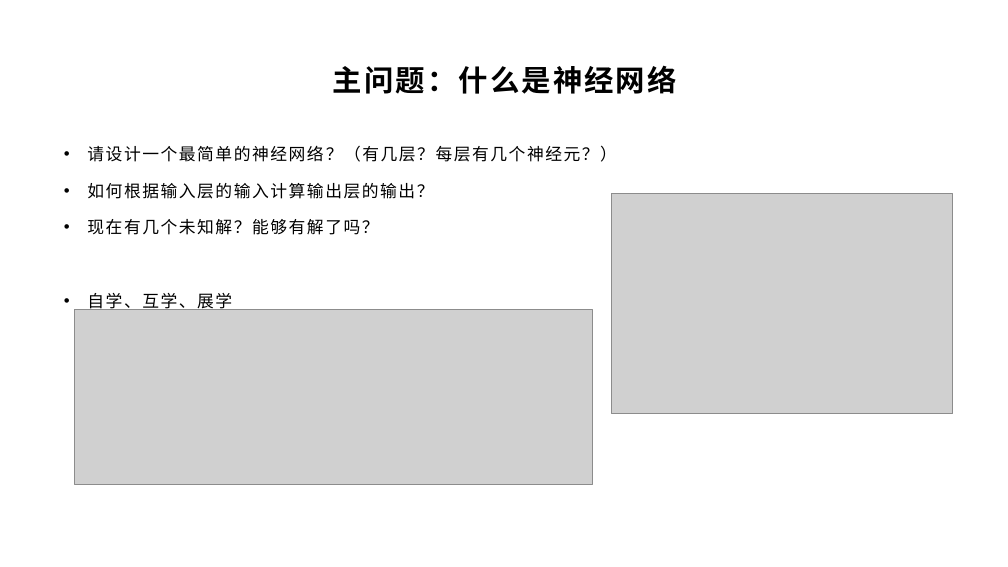
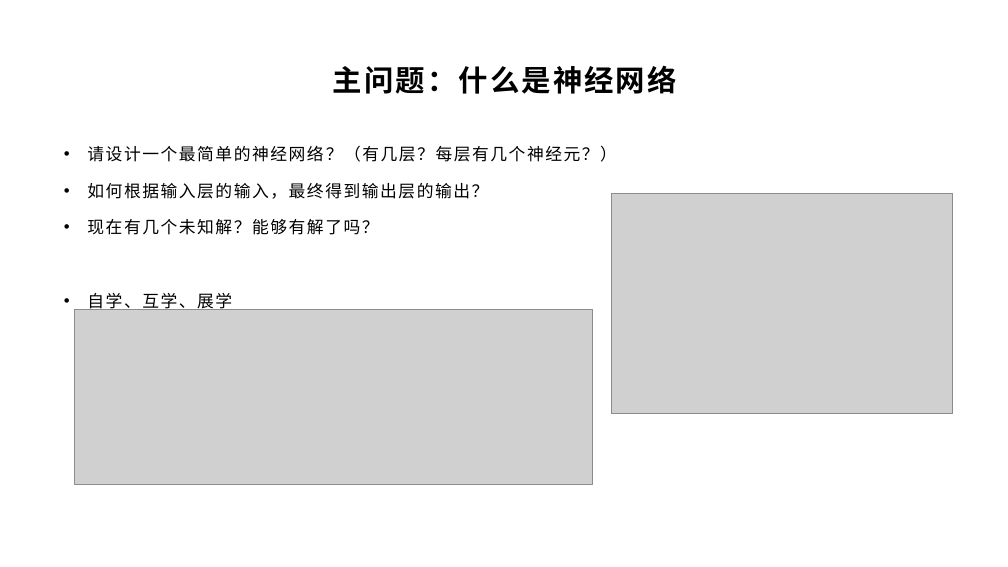
Before and after one commit to yyc-git/DeepLearningEdu, a slide deck: slide 8 of lessons/2_gender_analyze/ppt/“判断性别”Demo需求分析和初步设计（中）.pptx. Drawn at 1008x567 pixels with LibreOffice and Linux fonts; fonts in the diff are those of the drawing; grey boxes stand for pictures; background and template pictures are left out. Boxes give left, top, right and bottom in pixels: in the first picture for what was removed or moved away, otherwise in the second. Text is boxed around its words. In the diff, an @@ line names an element or a change of style, - is before the commit and + after.

```diff
--- a/lessons/2_gender_analyze/ppt/“判断性别”Demo需求分析和初步设计（中）.pptx
+++ b/lessons/2_gender_analyze/ppt/“判断性别”Demo需求分析和初步设计（中）.pptx
@@ text at bbox=[87, 183, 488, 199]: text changed @@
-• 如何根据输入层的输入计算输出层的输出？
+• 如何根据输入层的输入，最终得到输出层的输出？
```
Also in this commit, not shown: 6 other slides changed, 1 slide removed, 4 other files.
